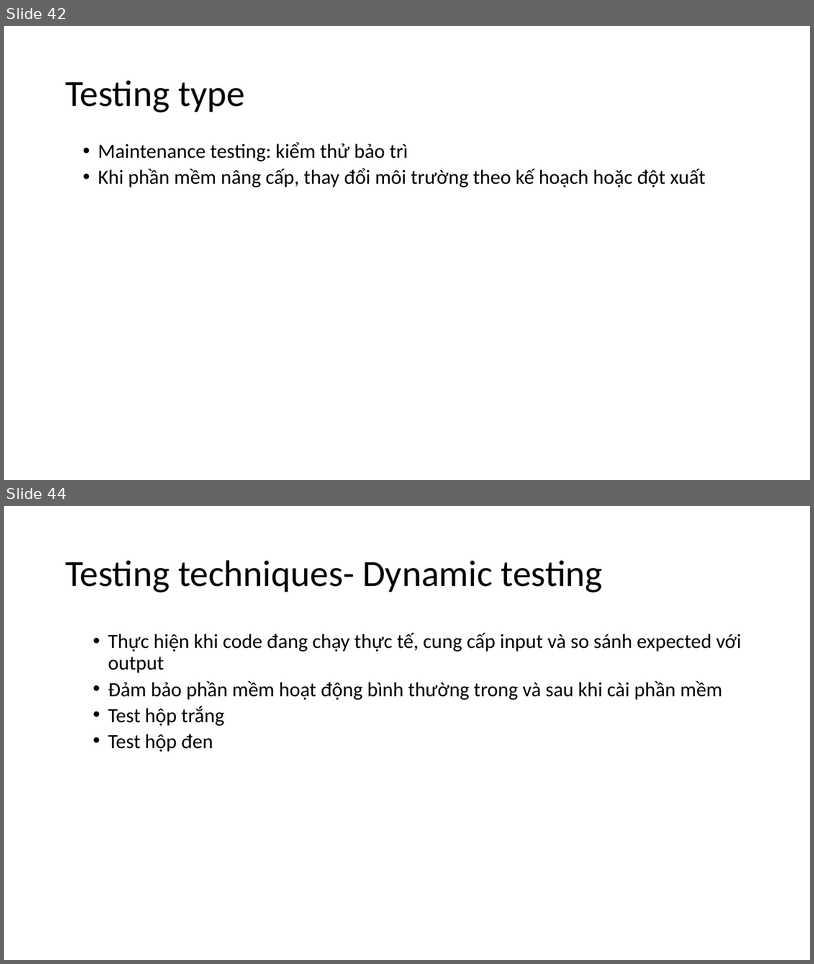
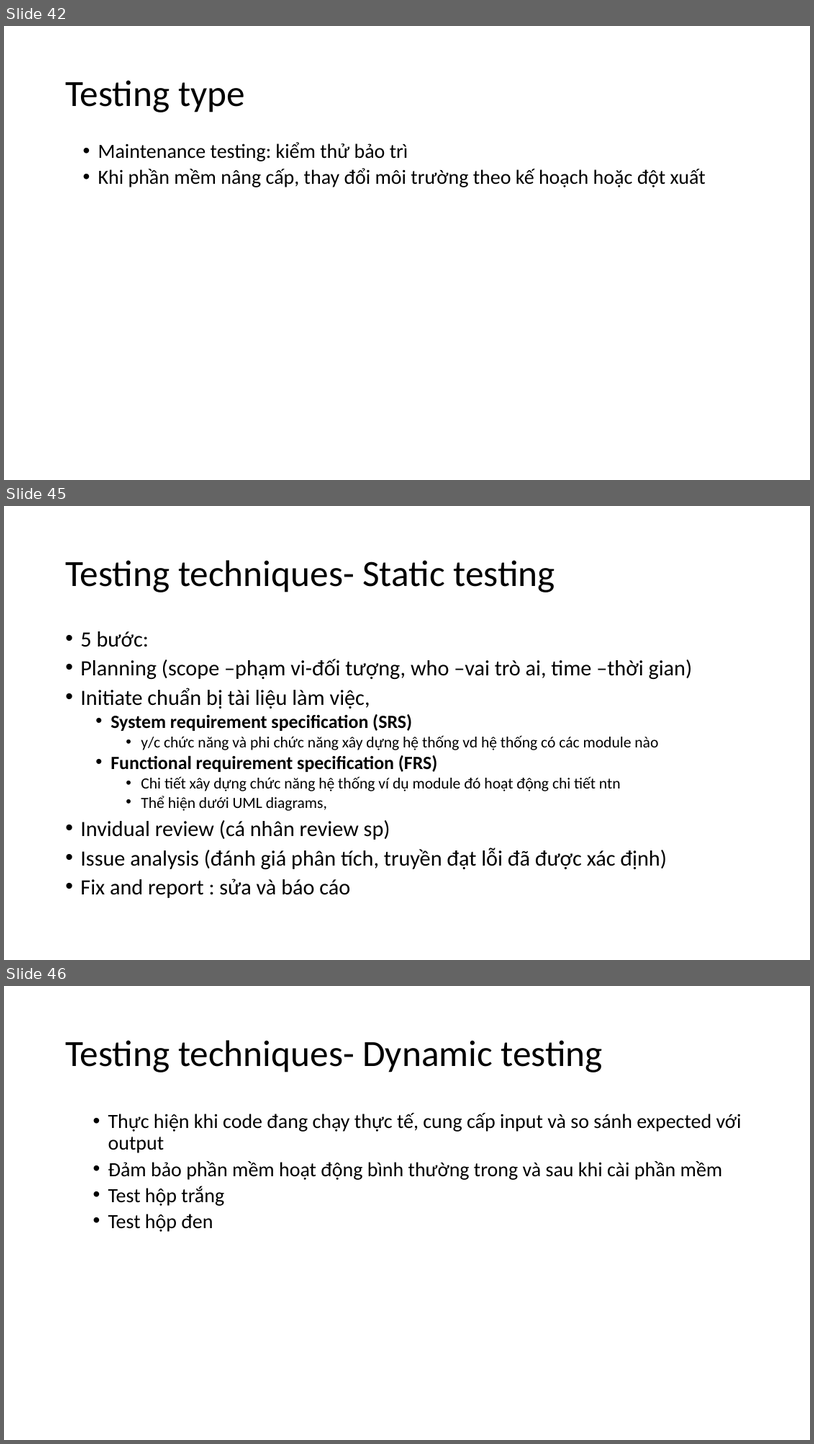
Before and after one commit to shinnobi/software_testing, a slide deck: slide/VMP_SOFTWARE_TEST.pptx. Shown one above the other, each under a label of ours: slides 42 and 44 before the commit, slides 42, 45 and 46 after it; the slides between them are not shown. The pictures are 814x964 and 814x1444 pixels, drawn with LibreOffice and Linux fonts; fonts in the diff are those of the drawing. Boxes give left, top, right and bottom in pixels: in the first picture for what was removed or moved away, otherwise in the second. Text is boxed around its words. In the diff, an @@ line names an element or a change of style, - is before the commit and + after.

```diff
--- a/slide/VMP_SOFTWARE_TEST.pptx
+++ b/slide/VMP_SOFTWARE_TEST.pptx
@@ slide 45 added at (4,506,810,960), background #FFFFFF @@
@@ title added at (65,560,556,592), 44 pt, text #000000 @@
+Testing techniques- Static testing
@@ text added at (80,631,693,898), 25.9 pt, text #000000 @@
+• 5 bước:
+• Planning (scope –phạm vi-đối tượng, who –vai trò ai, time –thời gian)
+• Initiate chuẩn bị tài liệu làm việc,
+  • System requirement specification (SRS)
+    • y/c chức năng và phi chức năng xây dựng hệ thống vd hệ thống có các module nào
+  • Functional requirement specification (FRS)
+    • Chi tiết xây dựng chức năng hệ thống ví dụ module đó hoạt động chi tiết ntn
+    • Thể hiện dưới UML diagrams,
+  • Invidual review (cá nhân review sp)
+  • Issue analysis (đánh giá phân tích, truyền đạt lỗi đã được xác định)
+  • Fix and report : sửa và báo cáo
@@ what was slide 44 is now slide 46 @@
```
Also in this commit, not shown: 1 slide changed, 1 other slide added.
